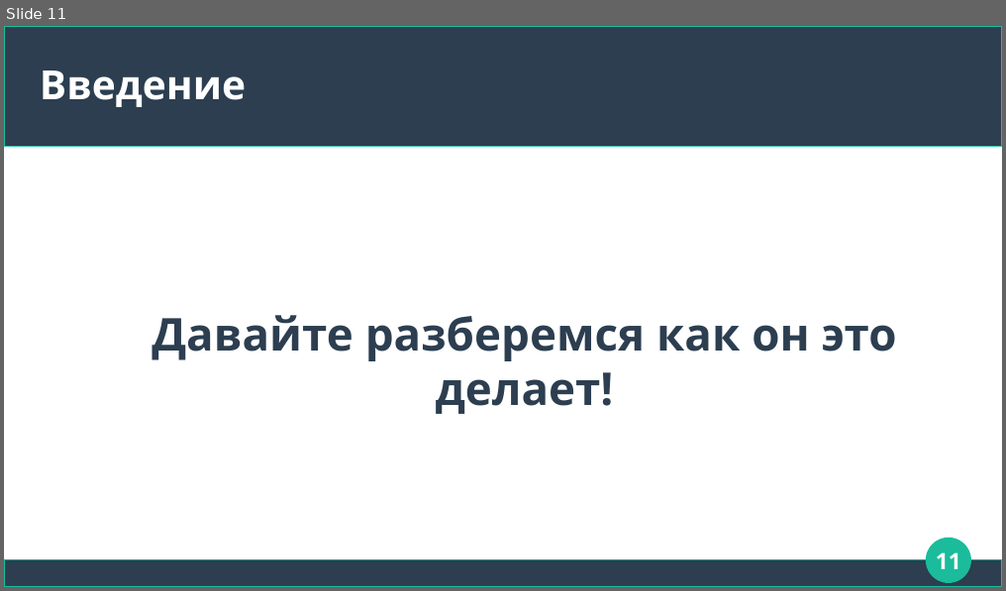
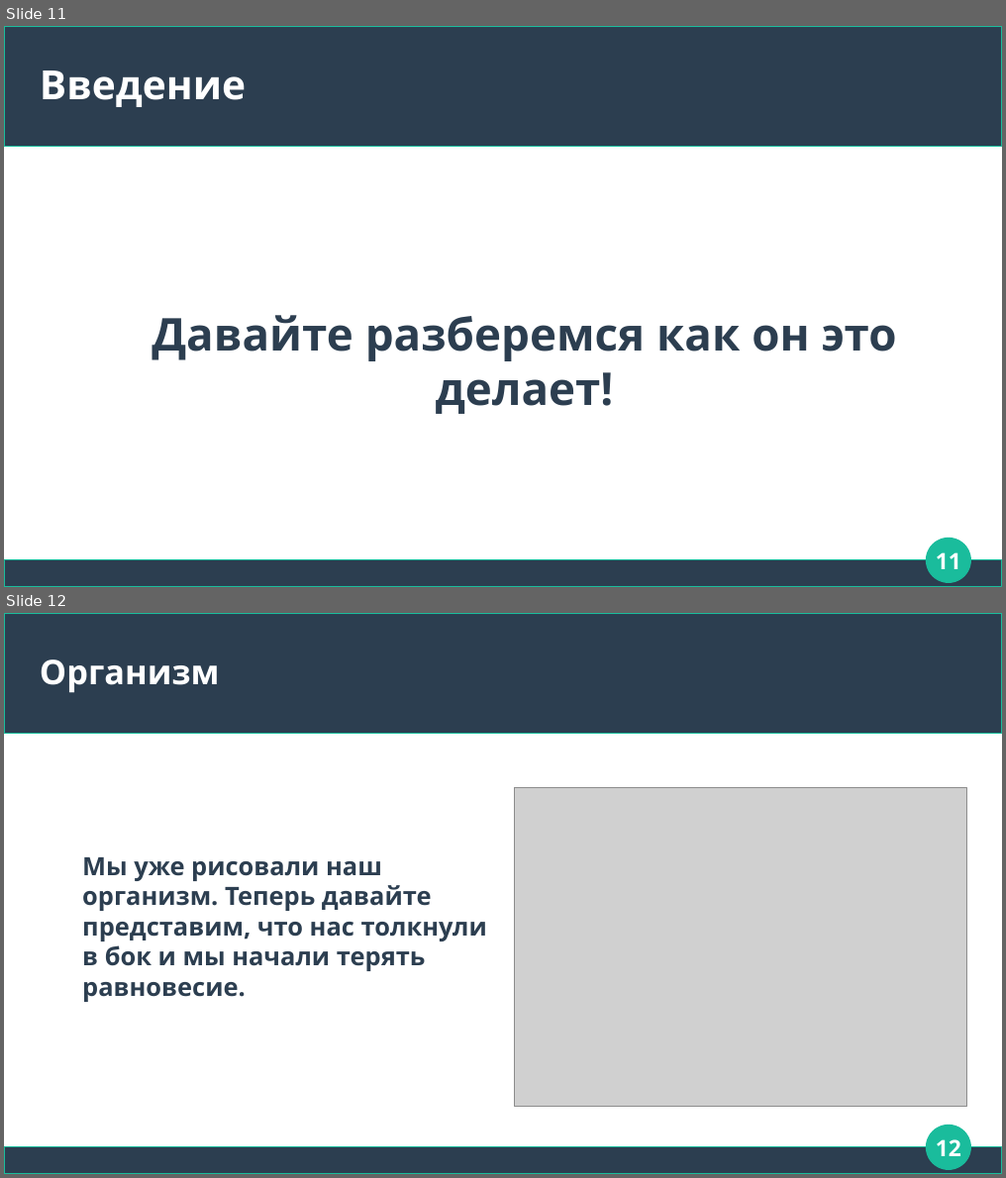
Before and after one commit to Chularev/articles, a slide deck: Psychology/4. аллостаз.odp. Shown one above the other, each under a label of ours: slide 11 before the commit, slides 11 and 12 after it. The pictures are 1006x591 and 1006x1178 pixels, drawn with LibreOffice and Linux fonts; fonts in the diff are those of the drawing; grey boxes stand for pictures. Boxes give left, top, right and bottom in pixels: in the first picture for what was removed or moved away, otherwise in the second. Text is boxed around its words. In the diff, an @@ line names an element or a change of style, - is before the commit and + after.

```diff
--- a/Psychology/4. аллостаз.odp
+++ b/Psychology/4. аллостаз.odp
@@ slide 12 added at (x1=4, y1=613, x2=1002, y2=1174), background #FFFFFF; not listed: 3 template elements that a slide beside it also shows @@
@@ title added at (x1=40, y1=660, x2=220, y2=693), 27 pt, text #FFFFFF, bold @@
+Организм
@@ picture added at (x1=515, y1=788, x2=966, y2=1107) @@
@@ text added at (x1=82, y1=858, x2=487, y2=1002), 20 pt, text #2C3E50, bold @@
+Мы уже рисовали наш организм. Теперь давайте представим, что нас толкнули в бок и мы начали терять равновесие.
@@ page number added at (x1=936, y1=1140, x2=961, y2=1157), 18 pt, text #FFFFFF, bold @@
+12
```
Also in this commit, not shown: 1 slide changed, 1 other slide added, 5 other files.
